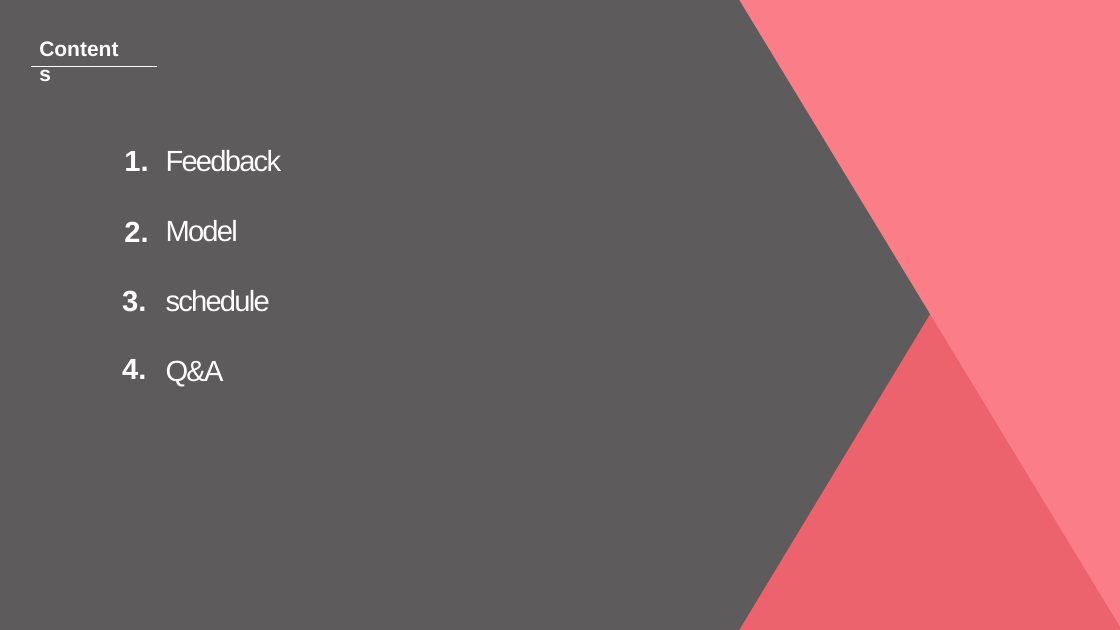
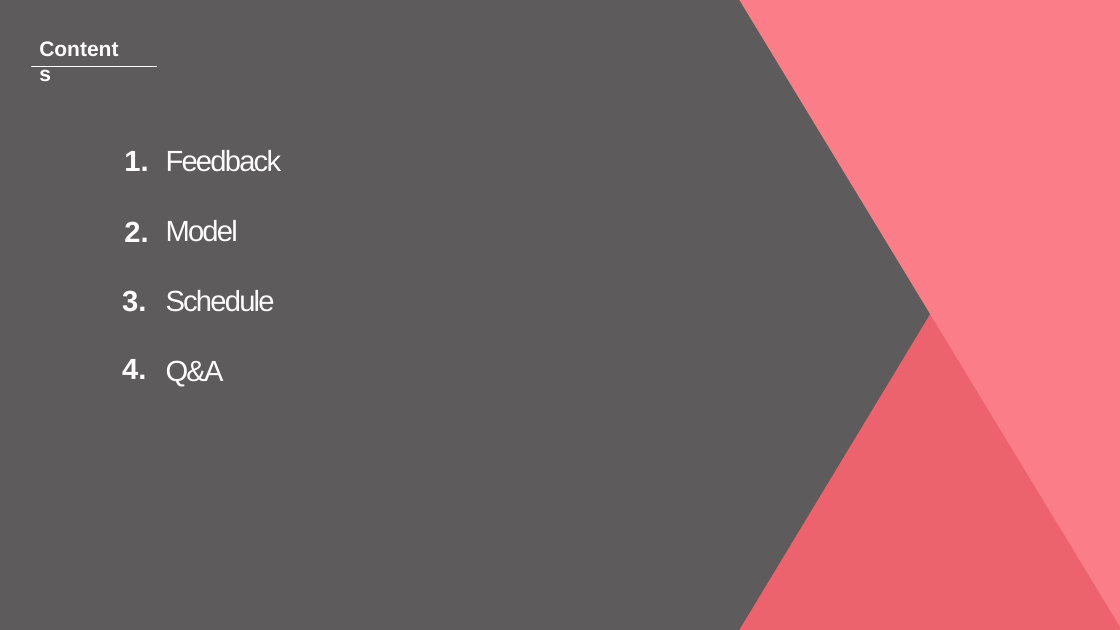
Before and after one commit to smoothie316/Docs, a slide deck: slide 2 of Weekly Presentation/Capstone Design 4th Presentation.pptx. Drawn at 1120x630 pixels with LibreOffice and Linux fonts; fonts in the diff are those of the drawing. Boxes give left, top, right and bottom in pixels: in the first picture for what was removed or moved away, otherwise in the second. Text is boxed around its words. In the diff, an @@ line names an element or a change of style, - is before the commit and + after.

```diff
--- a/Weekly Presentation/Capstone Design 4th Presentation.pptx
+++ b/Weekly Presentation/Capstone Design 4th Presentation.pptx
@@ text at (x1=166, y1=290, x2=275, y2=312): text changed @@
-schedule
+Schedule
```
Also in this commit, not shown: 26 other slides changed, 1 slide added.
